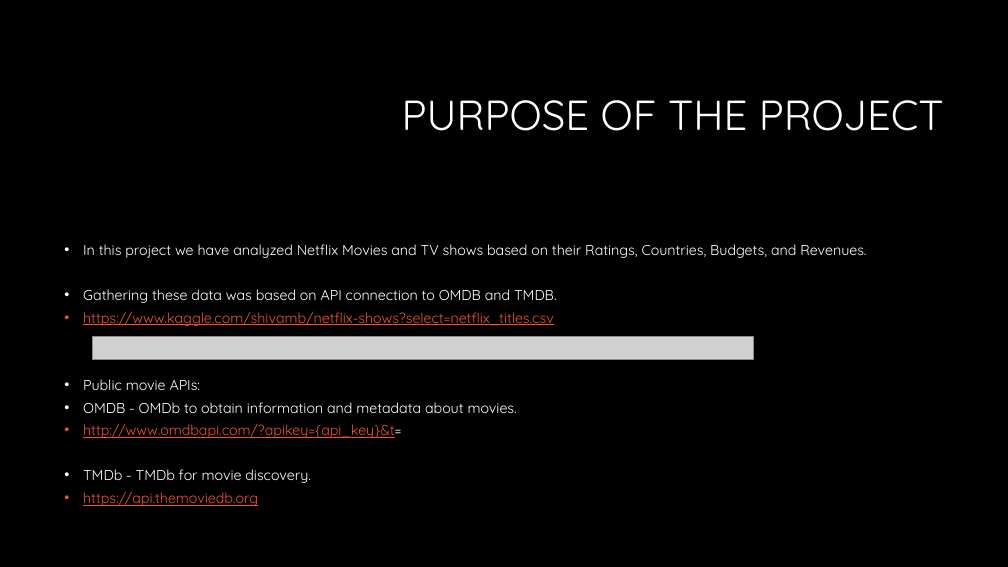
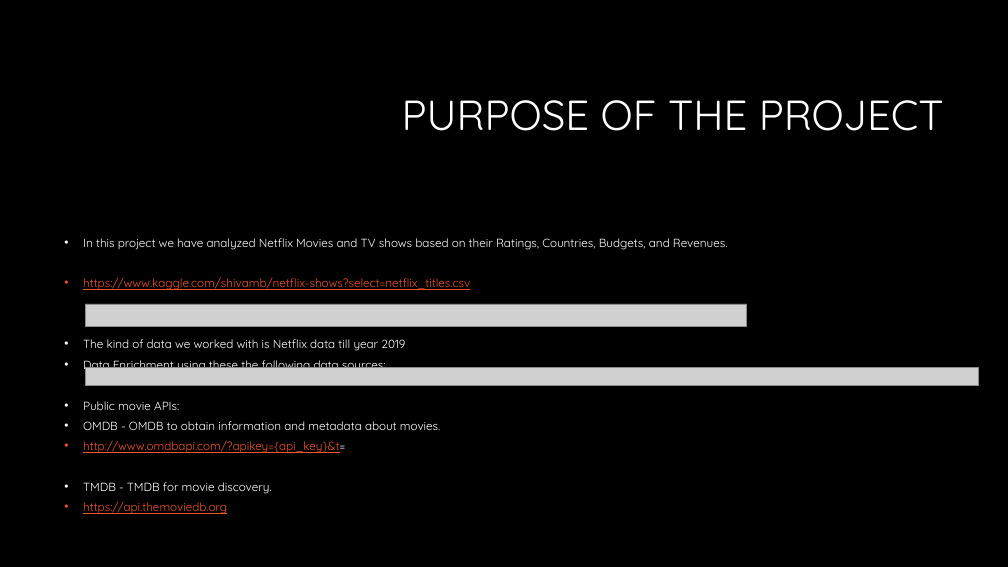
Before and after one commit to ahmadfarouk/Project-Netflix, a slide deck: slide 2 of netflix/The era of Netflix.pptx (slide 3 before the commit). Drawn at 1008x567 pixels with LibreOffice and Linux fonts; fonts in the diff are those of the drawing; grey boxes stand for pictures; background and template pictures are left out. Boxes give left, top, right and bottom in pixels: in the first picture for what was removed or moved away, otherwise in the second. Text is boxed around its words. In the diff, an @@ line names an element or a change of style, - is before the commit and + after.

Commit message:
Project

```diff
--- a/netflix/The era of Netflix.pptx
+++ b/netflix/The era of Netflix.pptx
@@ text at <box>83,238,727,514</box>: size 13.6 to 11.2 pt in "In this project we have analyzed Netflix ...", "https://www.kaggle.com/shivamb/netflix-shows?select=netflix_ ...", "Public movie APIs:", "http://www.omdbapi.com/?apikey={api_key}&t=" and 1 more places @@
@@ text at <box>83,289,556,303</box>: paragraph removed @@
-• Gathering these data was based on API connection to OMDB and TMDB.
@@ picture: place and size @@
-picture at <box>92,337,754,359</box>
+picture at <box>85,304,746,327</box>
@@ text at <box>83,339,405,372</box>: paragraphs added @@
+• The kind of data we worked with is Netflix data till year 2019
+• Data Enrichment using these the following data sources:
@@ picture added at <box>85,368,978,385</box> @@
@@ text at <box>83,421,440,430</box>: text changed; size 13.6 to 11.2 pt @@
-• OMDB - OMDb to obtain information and metadata about movies.
+• OMDB - OMDB to obtain information and metadata about movies.
@@ text at <box>83,482,272,494</box>: text changed; size 13.6 to 11.2 pt @@
-• TMDb - TMDb for movie discovery.
+• TMDB - TMDB for movie discovery.
```
Also in this commit, not shown: 2 other slides changed, 7 slides added, 6 slides removed, 1 other file.
